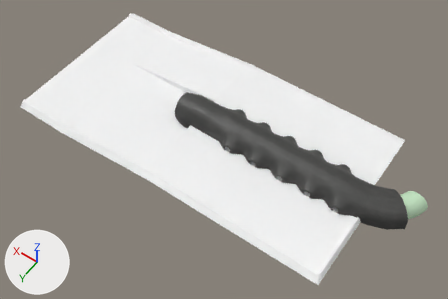
Renders of the glTF model Constructs/Airlock_Bay/Airlock_Bay.glb from each side of a commit.
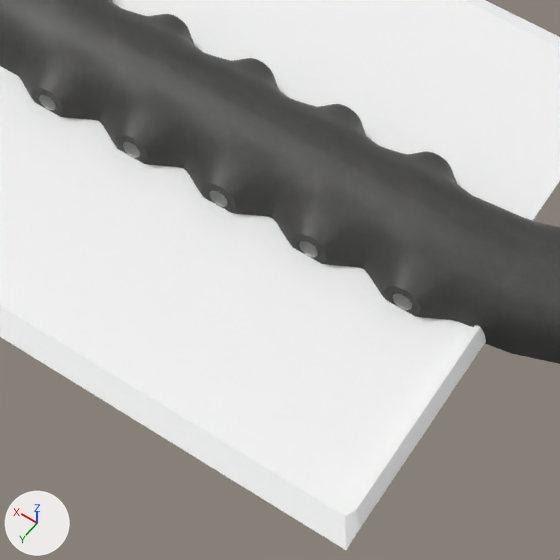
Old and new are each drawn whole from a 50 mm lens placed at (-191.8, 219.8, 322.6), pointed at (-41.7, 9.7, -7.6) and again close up on the part from 48% to 86% of the width and 39% to 96% of the height. The lights are fixed; the arrows at lower left show +X, +Y and +Z. Objects named as collision shapes, trigger or cutter boxes, shadow casters or lower levels of detail are left out. Where no turn or scale is listed for an object, it has been applied to the vertices.

The first close-up shows 'AirlockBayOverlay', 'Bay_Grounds'.
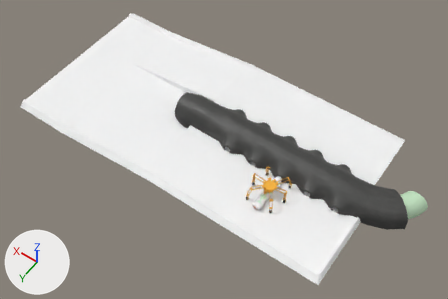
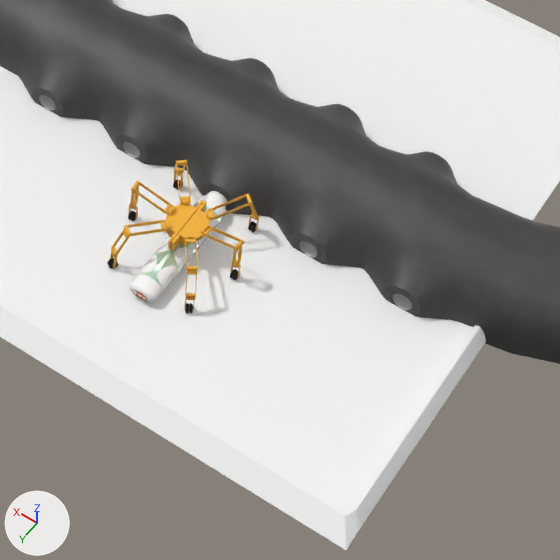
Where the change shows, as pixel boxes [x1, y1, x2, y2] in the close-ups (560 x 560 px):
'AthleteRover_Prop', added (orange)
    after: [107, 160, 259, 313]
    faces in mat_yelloworange_semigloss (orange #f8b534): [110, 160, 259, 310]
    faces in mat_black_matte (black #000000): [107, 179, 257, 313]
'Ground_Passenger_Pod', added
    after: [129, 191, 227, 303]
    faces in mat_white_glossy (white #ffffff): [129, 191, 227, 303]
    faces in mat_mint_metallic (white #ddffe6): [138, 203, 220, 292]

The edits, one by one:
Material 'Mint_Metallic' (mat_mint_metallic) is new.
Its base color is (0.726, 1.0, 0.789) (white #ddffe6).
Its metallic is 1.0.
Its roughness is 0.4.
Material 'Glass_in_Equipment' (mat_glass_in_equipment) is new.
Its base color is (1.0, 1.0, 1.0) (white #ffffff).
Its roughness is 0.0.
Material 'BlueGray_Matte' (mat_bluegray_matte) is new.
Its base color is (0.0855, 0.096, 0.142) (dark blue #535769).
Its roughness is 0.9.
Material 'Pumpkin_Semigloss' (mat_pumpkin_semigloss) is new.
Its base color is (0.871, 0.191, 0.0212) (orange #f07928).
Material 'White_Glossy' (mat_white_glossy) is new.
Its base color is (1.0, 1.0, 1.0) (white #ffffff).
Its roughness is 0.1.
Material 'Black_Matte' (mat_black_matte) is new.
Its base color is (0.0, 0.0, 0.0) (black #000000).
Its roughness is 0.9.
Material 'YellowOrange_Semigloss' (mat_yelloworange_semigloss) is new.
Its base color is (0.939, 0.462, 0.0343) (orange #f8b534).
Mesh me_cylinder_010 is new.
It has 3592 vertices, 7284 faces and spans x -3.0..3.0, y -14.3..12.7, z -2.1..2.3.
Faces by material slot: [3164, 370, 1356, 1844, 550].
It uses material mat_white_glossy (white #ffffff).
It uses material mat_pumpkin_semigloss (orange #f07928).
It uses material mat_bluegray_matte (dark blue #535769).
It uses material mat_mint_metallic (white #ddffe6).
It uses material mat_glass_in_equipment (white #ffffff).
Mesh me_cube_004 is new.
It has 16840 vertices, 32586 faces and spans x -12.3..12.3, y -11.6..12.9, z -5.4..5.8.
Faces by material slot: [29178, 3408].
It uses material mat_yelloworange_semigloss (orange #f8b534).
It uses material mat_black_matte (black #000000).
Object 'Ground_Passenger_Pod' (ob_ground_passenger_pod) is new; it shows me_cylinder_010.
Its location is (-88.4, 29.7, 3.3).
Object 'AthleteRover_Prop' (ob_athleterover_prop) is new; it shows me_cube_004.
Its location is (-88.4, 26.6, 6.5).
